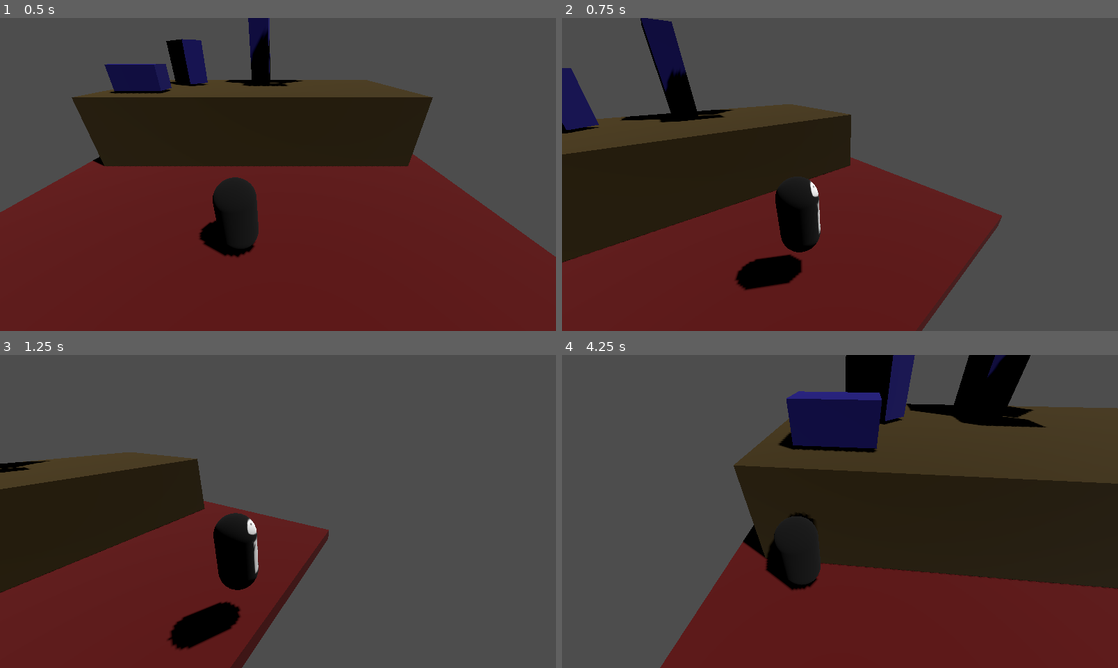
Above: before the commit, frames 1-4 (two rows, left to right).
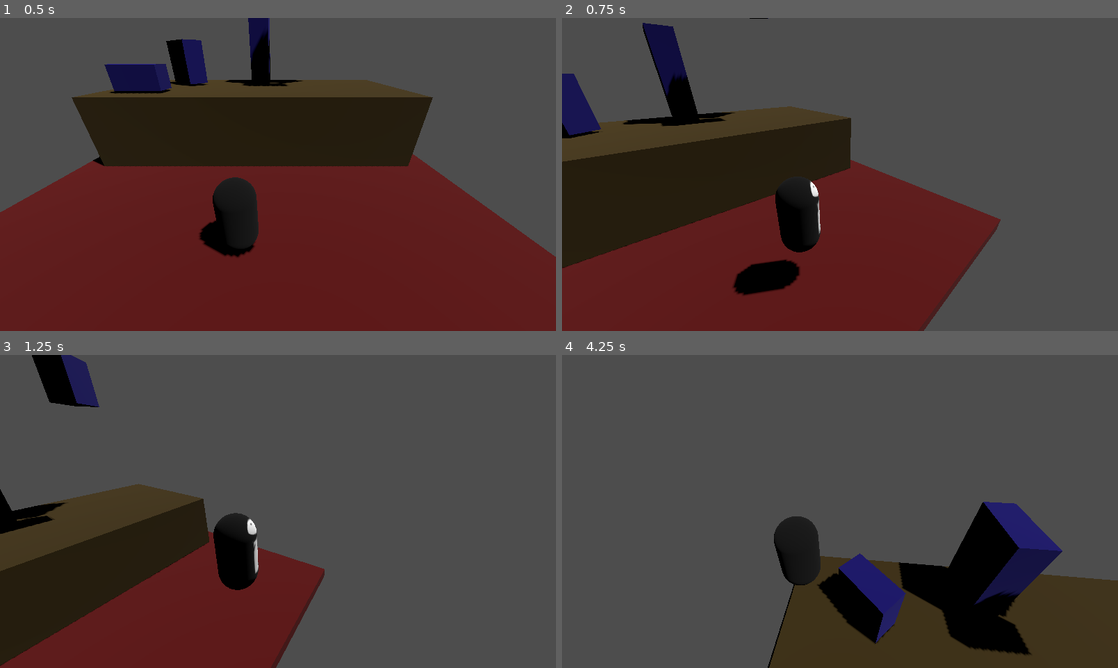
Above: after the commit, the same moments.

Repository: eatablekolas/Raticats
Game: Godot game, scene res://scenes/main.tscn
Two runs of this game, one before a commit and one after it. Both use one fixed random seed, a clock stepped at 60 frames per second and the inputs below. The engine's default icon, where the game draws it, is replaced by a stand-in: a white triangle on a blue panel in a dark square.
Inputs (mouse positions are in pixels of both pictures, inside the frame that each line leads up to):
- Up to frame 1 (0.5 s): no input
- Up to frame 2 (0.75 s): tap Enter at 0.5 s; move the mouse to (962, 158) at 0.52 s; hold D (move_right) from 0.53 s (still down); hold Space (jump) from 0.53 s (still down); click (962, 158) at 0.67 s
- Up to frame 3 (1.25 s): keep holding D (move_right); keep holding Space (jump)
- Up to frame 4 (4.25 s): move the mouse to (812, 511) at 1.27 s; release D (move_right) at 1.28 s; release Space (jump) at 1.28 s; hold W (move_forward) from 1.28 s (still down); tap Space (jump) at 1.35, 1.52, 1.82, 2.85, 3.02, 3.32 s; click (812, 511) at 1.42 s; move the mouse to (851, 505) at 2.02 s; hold Space (jump) 2.03-2.78 s; click (851, 505) at 2.17 s; move the mouse to (834, 517) at 2.77 s; click (834, 517) at 2.92 s; move the mouse to (878, 514) at 3.52 s; hold Space (jump) from 3.53 s (still down); click (878, 514) at 3.67 s; tap Escape (pause) at 4.15 s

Frame 1 is identical in both runs. In frame 2, 3.4% of the frame differs, in the area x 0-80%, y 0-100%; in frame 3, 22%; in frame 4, 61%, in the area x 17-100%, y 0-100%.

Commit message:
Some simple code refactoring

Diff:
--- a/scripts/camera.gd
+++ b/scripts/camera.gd
@@ -20,8 +20,6 @@
 	cam.position.z = default_distance
 	spring_arm.spring_length = default_distance
 
-	#Input.mouse_mode = Input.MOUSE_MODE_CAPTURED
-
 func _process(delta) -> void:
 	if Input.mouse_mode != Input.MOUSE_MODE_CAPTURED:
 		return
--- a/scripts/character.gd
+++ b/scripts/character.gd
@@ -1,3 +1,5 @@
+# NOTE: Part of this code comes from Godot's default CharacterBody3D code
+
 extends CharacterBody3D
 
 @export var anim_path: String
@@ -26,8 +28,8 @@
 	if anim_player.is_playing():
 		return
 
-	# Add the gravity. (or climb ledge)
 	if not is_on_floor():
+		# Add the gravity. (or climb ledge, if possible)
 		if Input.is_action_pressed("jump"):
 			var ledge: Ledge = ledge_controller.get_ledge()
 			if ledge.level > 0:
@@ -59,9 +61,8 @@
 
 				anim_player.play(anim_name)
 				anim_timer.start()
-				return
-
-		velocity.y -= gravity * delta
+		else:
+			velocity.y -= gravity * delta
 
 	# Handle jump.
 	if Input.is_action_just_pressed("jump") and is_on_floor():
@@ -73,10 +74,12 @@
 	direction = direction.rotated(Vector3.UP, cam_pivot.rotation.y)
 
 	# Apparently Vector2.ZERO is equal to 'false' in boolean
+	# So if there's no input, the input vector is (0, 0), which equals to false
 	if direction:
 		velocity.x = direction.x * speed
 		velocity.z = direction.z * speed
 
+		# Some math magic
 		var target_rotation: float = (direction.signed_angle_to(Vector3.RIGHT, Vector3.DOWN)) - (PI/2)
 		if target_rotation > PI:
 			target_rotation -= 2 * PI
@@ -95,13 +98,13 @@
 	position = collider.global_position - collider_offset
 	collider.position = default_collider_pos
 
+	# Same for the rotation
 	collider.rotation = rotation
 	rotation = Vector3.ZERO
 
 	# Re-focus the camera on the character
 	cam_pivot.reparent(self)
 	cam_pivot.position = default_pivot_pos
-	#cam_pivot.rotation = Vector3.ZERO
 
 func _on_animation_timer_timeout():
 	cam_pivot.top_level = false
--- a/scripts/ledge_controller.gd
+++ b/scripts/ledge_controller.gd
@@ -6,6 +6,7 @@
 @export var height_ray: RayCast3D
 @export var test_label: Label
 
+# The middle ray at the current ledge level
 var current_ray: RayCast3D
 
 # Checks if space above the ledge is free
@@ -24,6 +25,8 @@
 
 	return true
 
+# Returns the level of the ledge the player has to step on
+# (for picking the right animation and rays)
 func get_ledge_level() -> int:
 	if !is_space_above_free():
 		return 0
@@ -44,6 +47,7 @@
 	current_ray = get_current_ray(max_level)
 	return max_level
 
+# Returns the middle ray at the current ledge level
 func get_current_ray(current_level: int) -> RayCast3D:
 	if current_level == 0:
 		return null
@@ -55,19 +59,20 @@
 	var ray: RayCast3D = ray_set.get_node("Middle")
 	return ray
 
+# Returns the position at which the character should begin its' ledge climb animation
 func get_ledge_position() -> Vector3:
 	if current_ray == null:
-		#push_warning("Trying to get ledge position without current ray!")
 		return Vector3.ZERO
 
+	# More math magic
 	var pos: Vector3 = current_ray.get_collision_point() + (current_ray.get_collision_normal() * 0.5)
 	pos.y = height_ray.get_collision_point().y - current_ray.get_parent_node_3d().position.y - 1.0
 
 	return pos
 
+# Returns the rotation at which the character should begin its' ledge climb animation
 func get_ledge_rotation() -> Vector3:
 	if current_ray == null:
-		#push_warning("Trying to get ledge rotation without current ray!")
 		return Vector3.ZERO
 
 	var normal: Vector3 = current_ray.get_collision_normal()
@@ -75,6 +80,8 @@
 
 	return Vector3(0.0, angle, 0.0)
 
+# Returns a Ledge object with all necessary info
+# This is the main function of this script (it's meant to be the only one that is used by other scripts)
 func get_ledge() -> Ledge:
 	var ledge = Ledge.new()
 	ledge.level = get_ledge_level()
--- a/scripts/main.gd
+++ b/scripts/main.gd
@@ -1,5 +1,7 @@
 extends Node3D
 
+# For now this script only allows the player to get their cursor out of the game window
+# Later to have an actual pause function
 func _process(_delta) -> void:
 	if Input.is_action_just_pressed("pause"):
 		Input.mouse_mode = Input.MOUSE_MODE_VISIBLE
